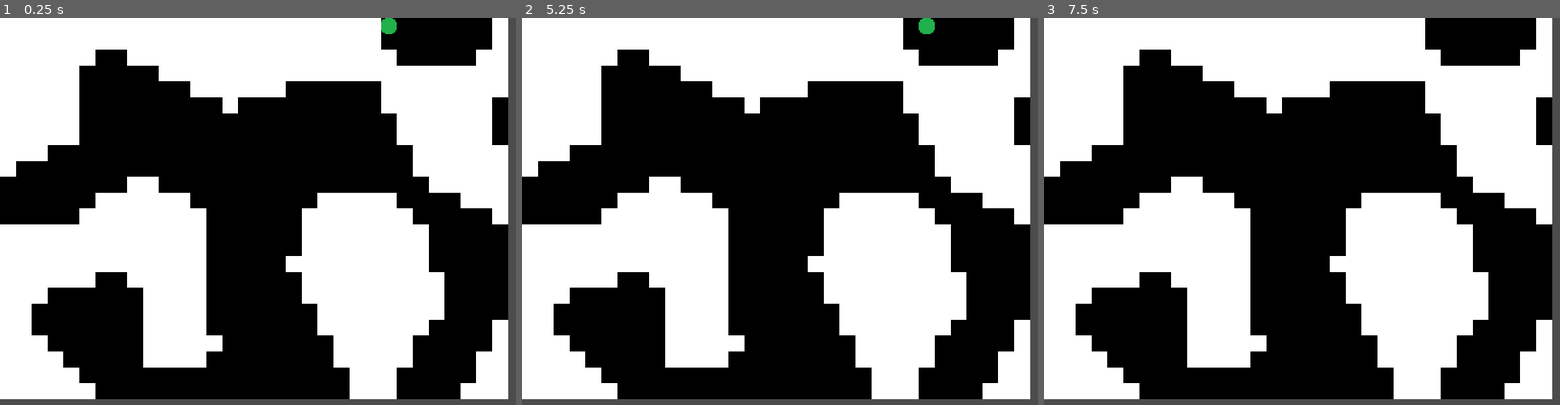
Above: before the commit, frames 1-3 (left to right).
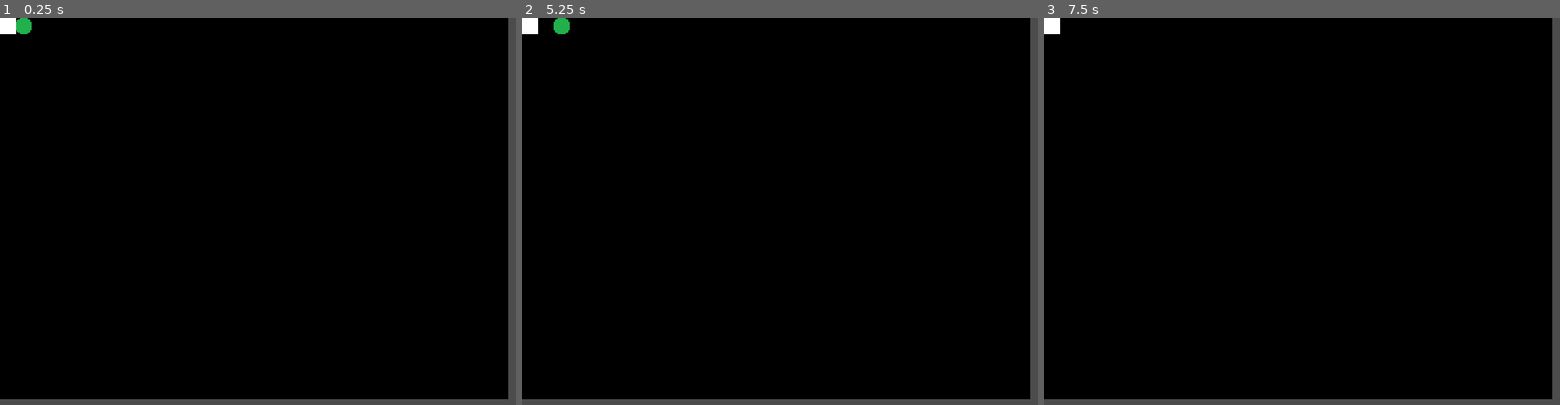
Above: after the commit, the same moments.

Repository: Mantisette/FinalFightPlus
Game: Godot game, scene res://escenas/juego.tscn
The game is run twice, just before and just after one commit, with the same random seed, the same clock (stepped at 60 frames per second) and the same inputs.
Inputs:
- Up to frame 1 (0.25 s): no input
- Up to frame 2 (5.25 s): tap Enter at 0.5, 2, 3.5 s; tap Keypad 6 (move_E) at 0.6 s; tap Space at 1.25, 2.75, 4.25 s; tap Keypad 8 (move_N) at 1.35 s; tap Keypad 9 (move_NE) at 2.1 s; tap Keypad 7 (move_NW) at 2.85 s; tap Keypad 2 (move_S) at 3.6 s; tap Keypad 3 (move_SE) at 4.35 s; tap Keypad 1 (move_SW) at 5.1 s
- Up to frame 3 (7.5 s): tap Keypad 4 (move_W) at 5.85 s; tap Keypad 6 (move_E) at 6.6 s; tap Keypad 8 (move_N) at 7.35 s

The runs differ from the first frame. In frame 1, 49% of the frame differs, in the area x 0-99%, y 0-99%; in frame 2, 49%; in frame 3, 49%.

Commit message:
Añadir música
Añadidas dos pistas de música y sus respectivos controladores.

Diff:
--- a/escenas/generador-casillas.gd
+++ /dev/null
@@ -1,60 +0,0 @@
-extends TileMap
-
-# Límites de generación
-export(int) var width_gen = 32
-export(int) var height_gen = 24
-
-# Parámetros de generación
-export(int) var octaves = 0
-export(int) var period = 6
-export(float) var persistence = 0.2
-
-export(bool) var regen setget _regen
-
-# Elementos
-var noise := OpenSimplexNoise.new()
-const TILES = {
-  'suelo': 0,
-  'pared': 1
-}
-
-func _ready():
-  randomize()
-  generate()
-
-  Global.map = _save_map()
-  Global.first_floor = _find_first_floor()
-
-func generate():
-  # Setters
-  noise.seed = randi()
-  noise.octaves = self.octaves
-  noise.period = self.period
-  noise.persistence = self.persistence
-
-  for x in range(0, self.width_gen):
-    for y in range(0, self.height_gen):
-      set_cell(x, y, noise.get_noise_2d(x, y) + 1)
-
-func _regen(_x: int):
-  generate()
-
-func _find_first_floor():
-  for y in range(0, self.height_gen):
-    for x in range(0, self.width_gen):
-      if get_cell(x, y) == TILES.suelo:
-        return Vector2(float(x), float(y))
-
-func _save_map():
-  var map = []
-
-  for x in range(height_gen):
-    var col = []
-    col.resize(width_gen)
-    map.append(col)
-
-  for y in range(0, self.height_gen):
-    for x in range(0, self.width_gen):
-      map[y][x] = get_cell(x, y)
-
-  return map
--- a/escenas/juego.tscn
+++ b/escenas/juego.tscn
@@ -1,8 +1,9 @@
-[gd_scene load_steps=6 format=2]
+[gd_scene load_steps=7 format=2]
 
-[ext_resource path="res://escenas/generador-casillas.gd" type="Script" id=1]
+[ext_resource path="res://scripts/mapa.gd" type="Script" id=1]
 [ext_resource path="res://tiles/tileset-terreno.png" type="Texture" id=2]
 [ext_resource path="res://escenas/jugador.tscn" type="PackedScene" id=3]
+[ext_resource path="res://escenas/musica.tscn" type="PackedScene" id=4]
 
 [sub_resource type="ConvexPolygonShape2D" id=3]
 points = PoolVector2Array( 0, 0, 16, 0, 16, 16, 0, 16 )
@@ -51,6 +52,8 @@
 cell_size = Vector2( 16, 16 )
 format = 1
 script = ExtResource( 1 )
+period = -153
+persistence = 0.865
 
 [node name="Camara" type="Camera2D" parent="."]
 anchor_mode = 0
@@ -58,3 +61,6 @@
 zoom = Vector2( 0.65, 0.65 )
 
 [node name="Jugador" parent="." instance=ExtResource( 3 )]
+position = Vector2( 0, 0 )
+
+[node name="Musica" parent="." instance=ExtResource( 4 )]
--- a/escenas/jugador.tscn
+++ b/escenas/jugador.tscn
@@ -1,7 +1,7 @@
 [gd_scene load_steps=4 format=2]
 
 [ext_resource path="res://tiles/jugador.png" type="Texture" id=1]
-[ext_resource path="res://escenas/controles_jugador.gd" type="Script" id=2]
+[ext_resource path="res://scripts/jugador.gd" type="Script" id=2]
 
 [sub_resource type="RectangleShape2D" id=1]
 extents = Vector2( 8, 8 )
--- /dev/null
+++ b/escenas/musica.tscn
@@ -0,0 +1,16 @@
+[gd_scene load_steps=4 format=2]
+
+[ext_resource path="res://musica/_songs_Ascension Strom Larnii.mp3" type="AudioStream" id=1]
+[ext_resource path="res://scripts/musica.gd" type="Script" id=2]
+[ext_resource path="res://musica/_songs_lonely wasteland Larnii.mp3" type="AudioStream" id=3]
+
+[node name="AdaptadorMusica" type="Node2D"]
+script = ExtResource( 2 )
+
+[node name="MusicaCalma" type="AudioStreamPlayer" parent="."]
+stream = ExtResource( 1 )
+autoplay = true
+
+[node name="MusicaCombate" type="AudioStreamPlayer" parent="."]
+stream = ExtResource( 3 )
+autoplay = true
--- /dev/null
+++ b/scripts/mapa.gd
@@ -0,0 +1,64 @@
+extends TileMap
+
+# Límites de generación
+export(int) var width_gen = 32
+export(int) var height_gen = 24
+
+# Parámetros de generación
+export(int) var octaves = 0
+export(int) var period = 6
+export(float) var persistence = 0.2
+
+export(bool) var regen setget _regen
+
+# Elementos
+var noise := OpenSimplexNoise.new()
+const TILES = {
+  'suelo': 0,
+  'pared': 1
+}
+
+func _ready():
+  randomize()
+  generate()
+
+  Global.map = _save_map()
+  Global.first_floor = _find_first_floor()
+
+func _unhandled_input(event):
+  if Input.is_key_pressed(KEY_F5):
+    _regen(0)
+
+func generate():
+  # Setters
+  noise.seed = randi()
+  noise.octaves = self.octaves
+  noise.period = self.period
+  noise.persistence = self.persistence
+
+  for x in range(0, self.width_gen):
+    for y in range(0, self.height_gen):
+      set_cell(x, y, noise.get_noise_2d(x, y) + 1)
+
+func _regen(_x: int):
+  generate()
+
+func _find_first_floor():
+  for y in range(0, self.height_gen):
+    for x in range(0, self.width_gen):
+      if get_cell(x, y) == TILES.suelo:
+        return Vector2(float(x), float(y))
+
+func _save_map():
+  var map = []
+
+  for x in range(height_gen):
+    var col = []
+    col.resize(width_gen)
+    map.append(col)
+
+  for y in range(0, self.height_gen):
+    for x in range(0, self.width_gen):
+      map[y][x] = get_cell(x, y)
+
+  return map
--- /dev/null
+++ b/scripts/musica.gd
@@ -0,0 +1,8 @@
+extends Node2D
+
+onready var musica_calma := $MusicaCalma
+onready var musica_combate := $MusicaCombate
+
+func _ready():
+  musica_calma.volume_db = 0
+  musica_combate.volume_db = -80
Not shown, added: musica/_songs_Ascension Strom Larnii.mp3.import
Not shown, added: musica/_songs_lonely wasteland Larnii.mp3.import
Renamed: escenas/controles_jugador.gd -> scripts/jugador.gd
Not shown, added: musica/_songs_Ascension Strom Larnii.mp3
Not shown, added: musica/_songs_lonely wasteland Larnii.mp3
